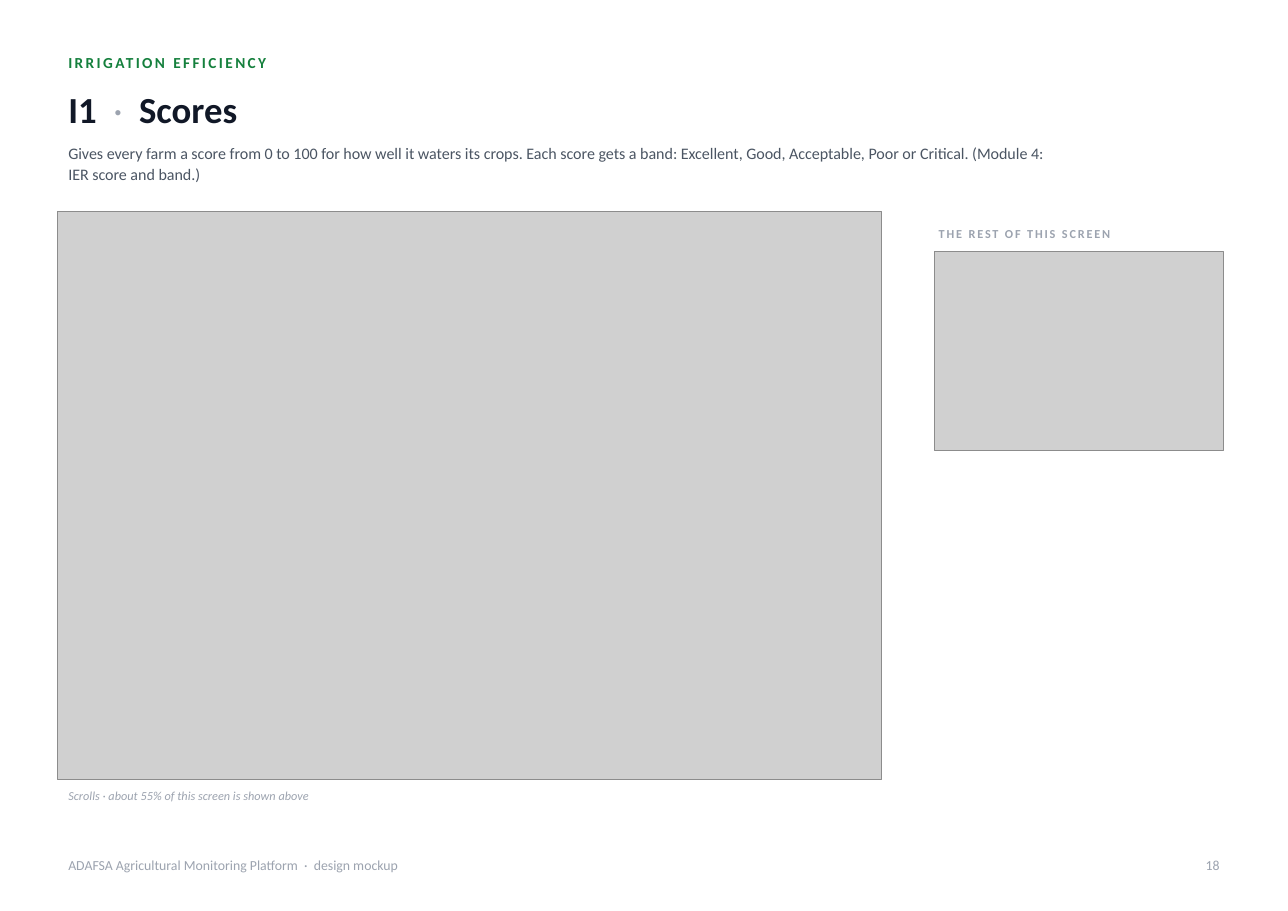
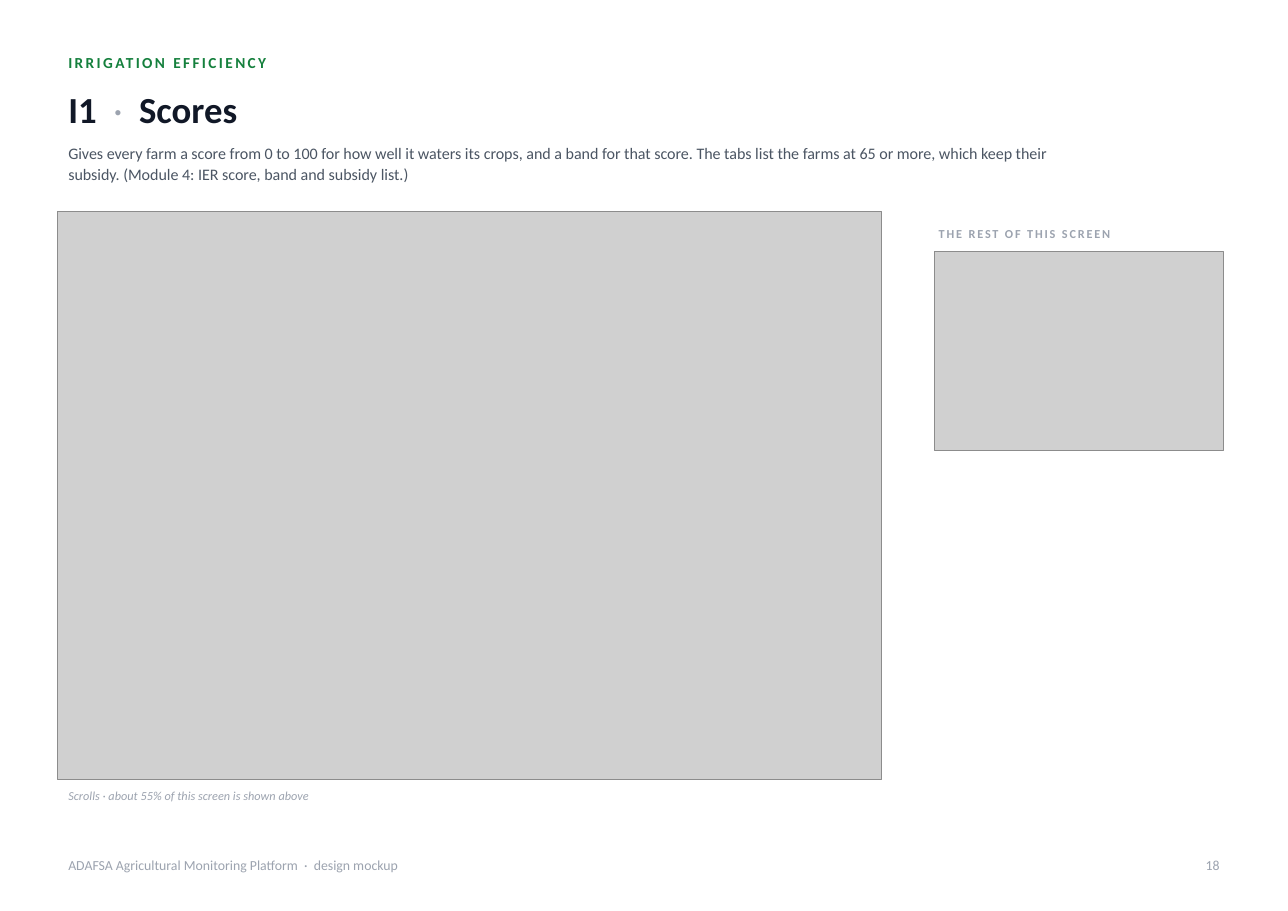
Before and after one commit to romainbigare/adafsa-mockup, a slide deck: slide 18 of docs/ADAFSA_Platform_Screens.pptx. Drawn at 1288x911 pixels with LibreOffice and Linux fonts; fonts in the diff are those of the drawing; grey boxes stand for pictures. Boxes give left, top, right and bottom in pixels: in the first picture for what was removed or moved away, otherwise in the second. Text is boxed around its words. In the diff, an @@ line names an element or a change of style, - is before the commit and + after.

```diff
--- a/docs/ADAFSA_Platform_Screens.pptx
+++ b/docs/ADAFSA_Platform_Screens.pptx
@@ text at (68,148,1047,183): text changed @@
-Gives every farm a score from 0 to 100 for how well it waters its crops. Each score gets a band: Excellent, Good, Acceptable, Poor or Critical. (Module 4: IER score and band.)
+Gives every farm a score from 0 to 100 for how well it waters its crops, and a band for that score. The tabs list the farms at 65 or more, which keep their subsidy. (Module 4: IER score, band and subsidy list.)
```
Also in this commit, not shown: 1 other slide changed, 11 other files.
